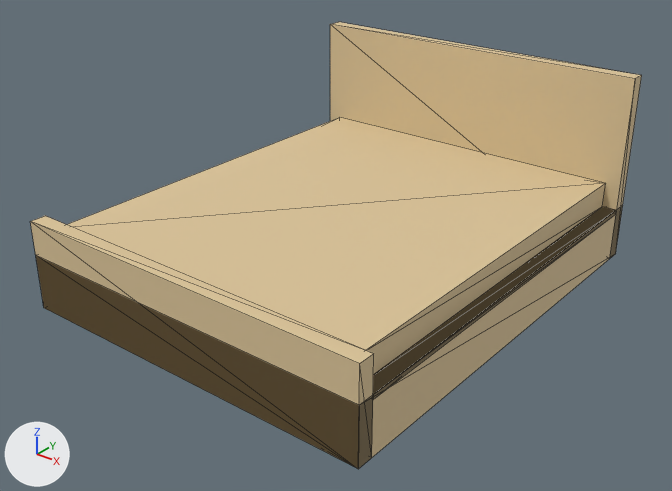
An edit to the glTF model src/assets/furniture/ikea-malm-bed-160.glb, drawn before and after from the same camera.
Both versions are drawn from a 50 mm lens placed at (2.38, -3.04, 2.05), pointed at (0.03, -0.11, 0.23). The axes (+X, +Y, +Z) are drawn at lower left. The lights are the same throughout. The picture after the commit comes second. Mesh edges are drawn as thin lines. Vertices at exactly the same position are counted once.
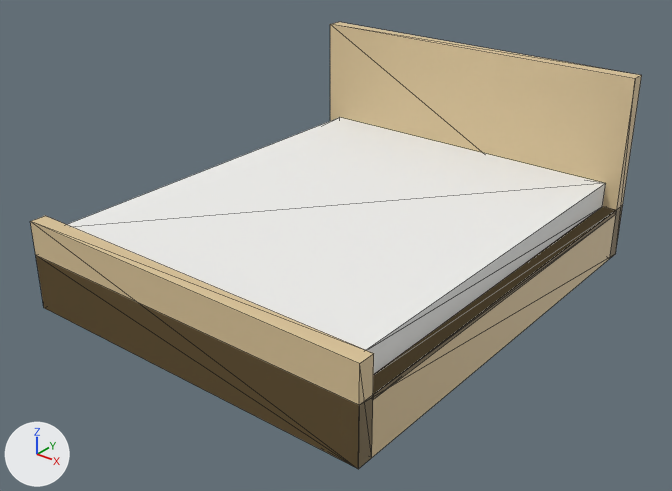
Location of each change, (x1, y1, x2, y2) in pixels of the pictures (672 x 491 px):
part 1 of me_mesh_0, recoloured (beige to white): (66, 117, 606, 374) in both

What the commit changed:
Material 'Material_1' (mat_material_1) is new.
Its base color is (0.88, 0.88, 0.86) (white #f1f1ef).
Its roughness is 0.85.
me_mesh_0 has 40 vertices, 72 faces and spans x -0.88..0.88, y -1.04..1.04, z 0.0..0.9.
me_mesh_0 is used by ob_mesh_0; location (0.0, 0.0, 0.0).
me_mesh_0 part 1: all 8 faces centred in x -0.81..0.81, y -0.32..0.32, z 0.26..0.38 switch from mat_material_0 (beige #ddc599) to mat_material_1 (white #f1f1ef).
